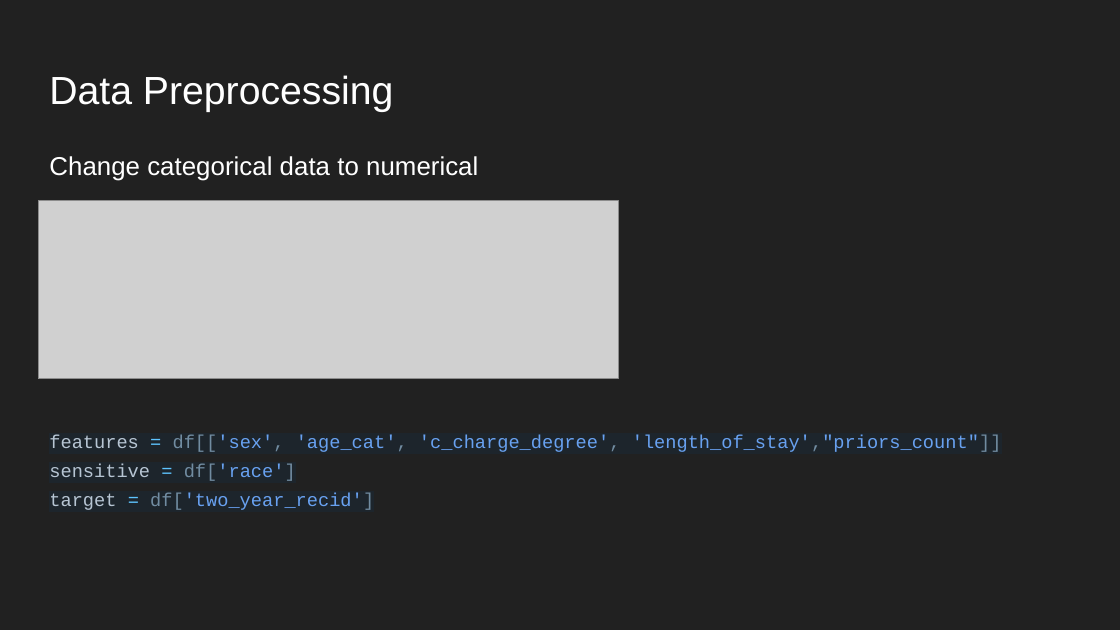
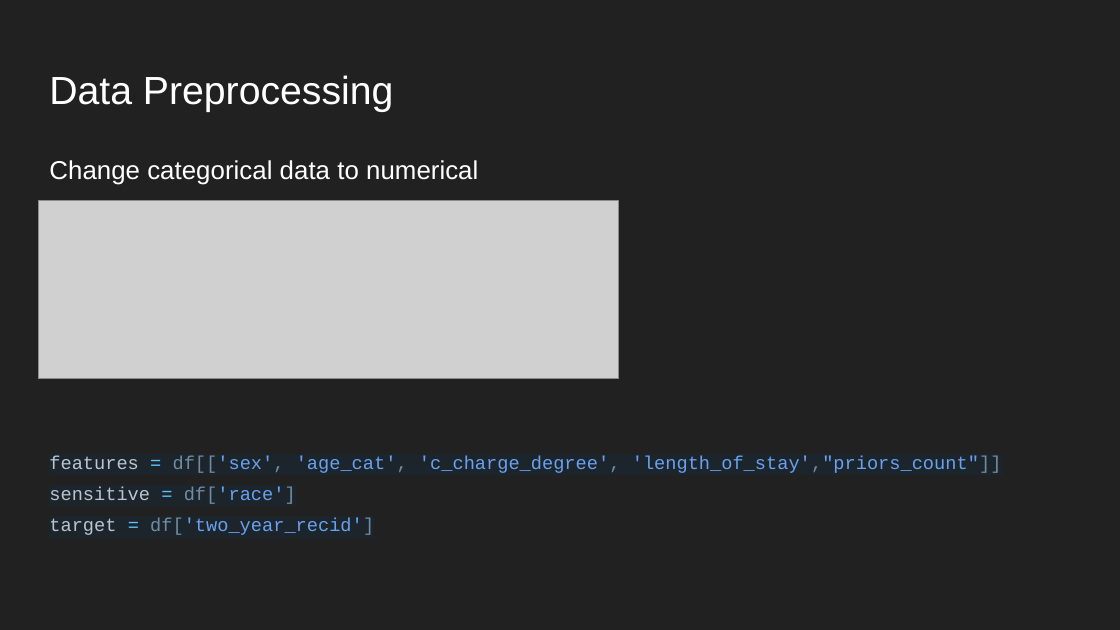
Before and after one commit to TZstatsADS/ads-spring2023-project4-group-6, a slide deck: slide 3 of doc/Presentation.pptx. Drawn at 1120x630 pixels with LibreOffice and Linux fonts; fonts in the diff are those of the drawing; grey boxes stand for pictures. Boxes give left, top, right and bottom in pixels: in the first picture for what was removed or moved away, otherwise in the second. Text is boxed around its words. In the diff, an @@ line names an element or a change of style, - is before the commit and + after.

```diff
--- a/doc/Presentation.pptx
+++ b/doc/Presentation.pptx
@@ text "Change categorical data to numerical" at (x1=49, y1=160, x2=1002, y2=535): line spacing 0.95 to 1.05; line spacing 1.3 to 1.4 @@
```
Also in this commit, not shown: 2 other slides changed, 2 slides added, 2 other files.
